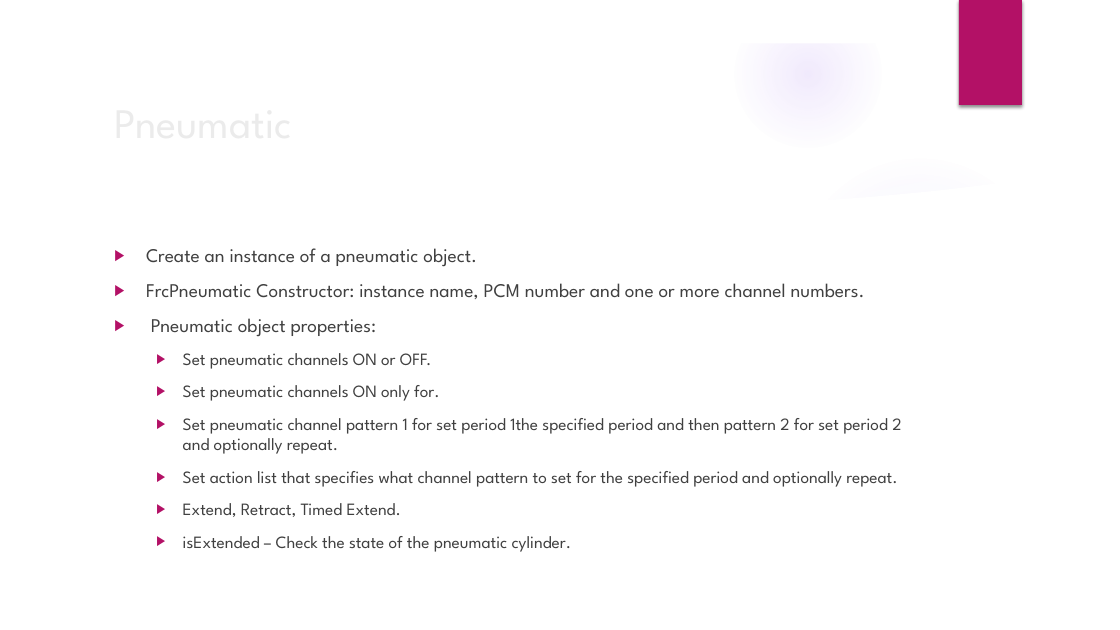
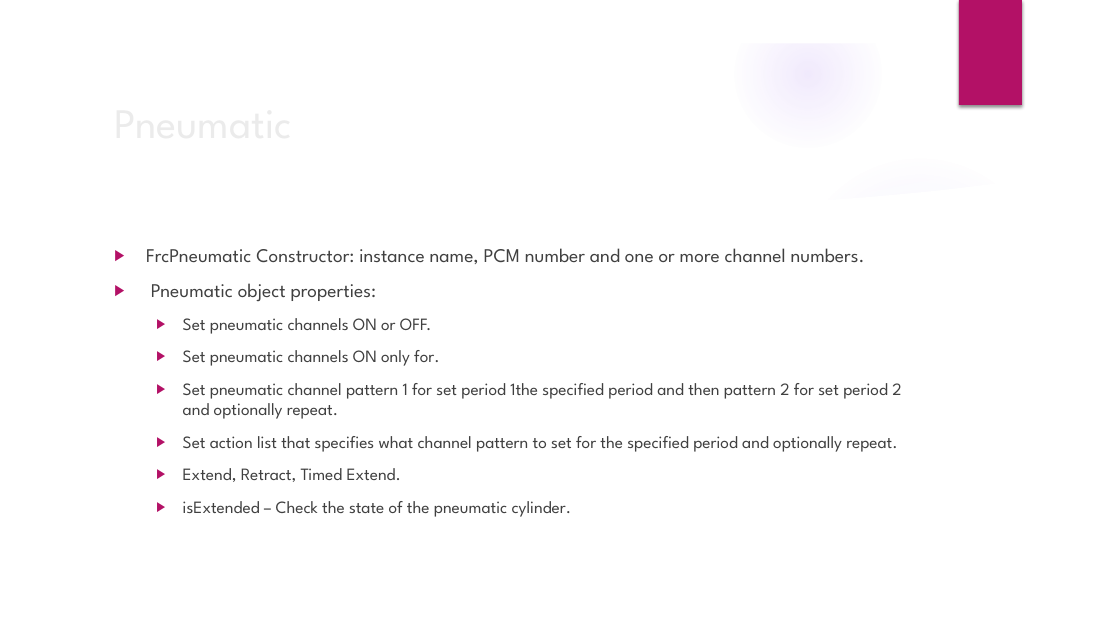
Before and after one commit to trc492/FrcProgrammingClass, a slide deck: slide 8 of Lesson4/AdvancedRoboticsLesson4.pptx. Drawn at 1120x630 pixels with LibreOffice and Linux fonts; fonts in the diff are those of the drawing; background and template pictures are left out. Boxes give left, top, right and bottom in pixels: in the first picture for what was removed or moved away, otherwise in the second. Text is boxed around its words. In the diff, an @@ line names an element or a change of style, - is before the commit and + after.

```diff
--- a/Lesson4/AdvancedRoboticsLesson4.pptx
+++ b/Lesson4/AdvancedRoboticsLesson4.pptx
@@ text at (146, 248, 477, 267): paragraph removed @@
-▶ Create an instance of a pneumatic object.
```
Also in this commit, not shown: 2 other slides changed, 1 other file.
